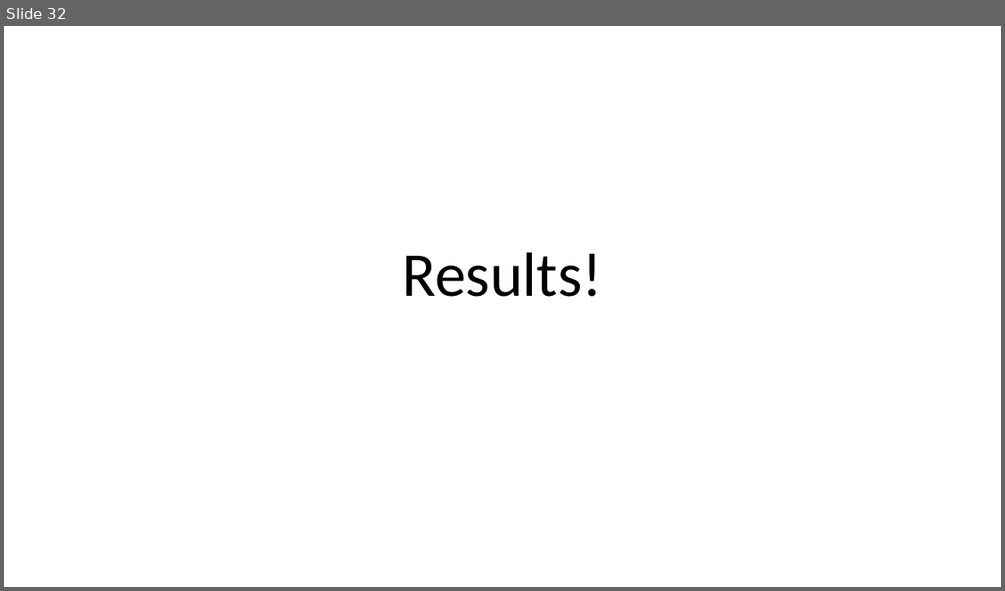
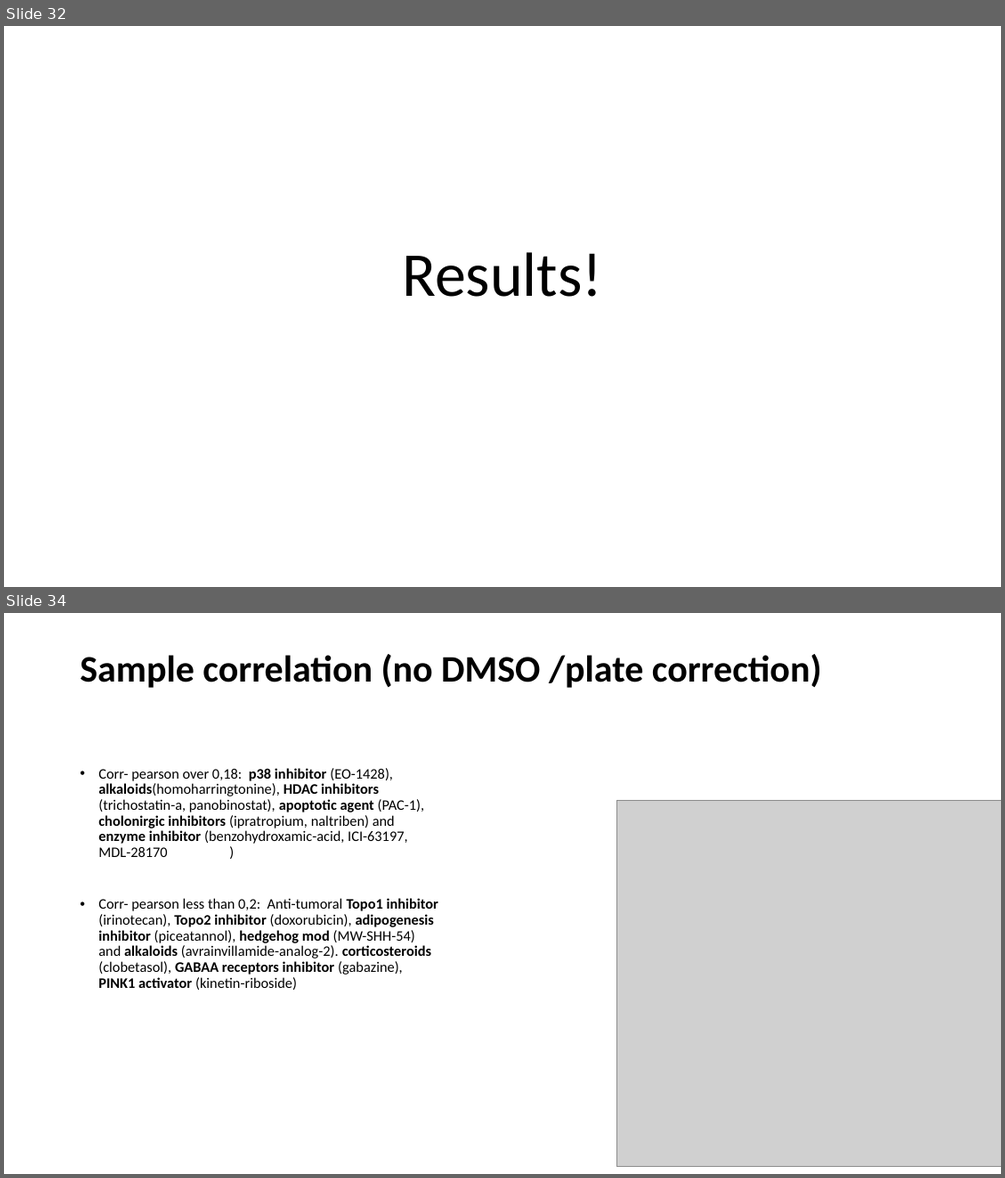
Before and after one commit to RuslanAlali/cMAp_Terzi, a slide deck: cMAP_stats.pptx. Shown one above the other, each under a label of ours: slide 32 before the commit, slides 32 and 34 after it; the slides between them are not shown. The pictures are 1005x591 and 1005x1178 pixels, drawn with LibreOffice and Linux fonts; fonts in the diff are those of the drawing; grey boxes stand for pictures. Boxes give left, top, right and bottom in pixels: in the first picture for what was removed or moved away, otherwise in the second. Text is boxed around its words. In the diff, an @@ line names an element or a change of style, - is before the commit and + after.

```diff
--- a/cMAP_stats.pptx
+++ b/cMAP_stats.pptx
@@ slide 34 added at (4,613,1001,1174), background #FFFFFF @@
@@ title added at (80,654,822,688), 36 pt, text #000000, bold @@
+Sample correlation (no DMSO /plate correction)
@@ text added at (98,768,439,989), 14 pt, text #000000 @@
+• Corr- pearson over 0,18: p38 inhibitor (EO-1428), alkaloids(homoharringtonine), HDAC inhibitors (trichostatin-a, panobinostat), apoptotic agent (PAC-1), cholonirgic inhibitors (ipratropium, naltriben) and enzyme inhibitor (benzohydroxamic-acid, ICI-63197, MDL-28170 )
+• Corr- pearson less than 0,2: Anti-tumoral Topo1 inhibitor (irinotecan), Topo2 inhibitor (doxorubicin), adipogenesis inhibitor (piceatannol), hedgehog mod (MW-SHH-54) and alkaloids (avrainvillamide-analog-2). corticosteroids (clobetasol), GABAA receptors inhibitor (gabazine), PINK1 activator (kinetin-riboside)
@@ picture added at (616,800,1001,1167) @@
```
Also in this commit, not shown: 2 slides changed, 5 other slides added, 1 other file.
